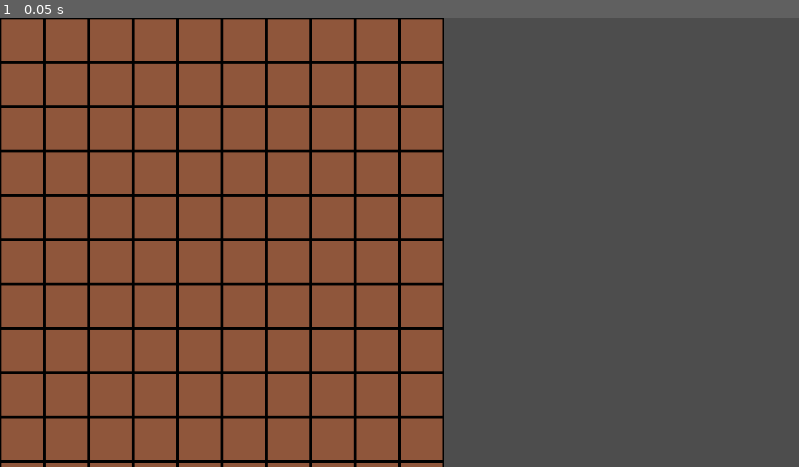
Above: before the commit, frame 1.
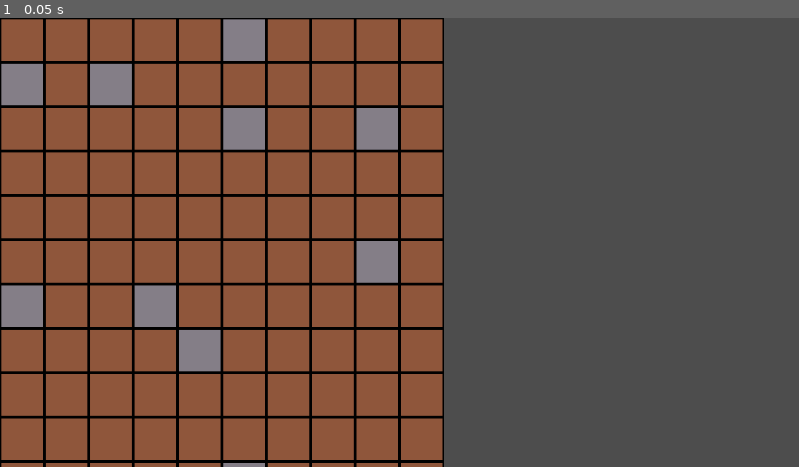
Above: after the commit, the same moment.

Repository: deruitda/ludum-dare-57
Game: Godot game, scene res://scenes/map/tile_map_layer.tscn
The game is run twice, just before and just after one commit, with the same random seed, the same clock (stepped at 60 frames per second) and the same inputs.
Inputs:
- Up to frame 1 (0.05 s): no input

The runs differ from the first frame. In frame 1, 4.4% of the frame differs, in the area x 0-50%, y 0-100%.

Commit message:
variable shiz

Diff:
--- a/scenes/map/map_generator_component.gd
+++ b/scenes/map/map_generator_component.gd
@@ -6,19 +6,31 @@
 
 var grid: Array = []
 
-var tiles = {
-	"rock": 0
-}
-
-func _init() -> void:
+var rng: RandomNumberGenerator
+@export var seed: String
+func _ready() -> void:
 	grid = []
 	for x in num_tiles_wide:
 		grid.append([])
 		for y in num_tiles_deep:
 			grid[x].append(-1)
 
+	rng = RandomNumberGenerator.new()
+	if seed:
+		rng.seed = hash(seed)
+
+
 func generate_world(tile_map_layer: WorldTileMapLayer) -> void:
+	var minerals = tile_map_layer.variable_mineral_resource_list.minerals
+	var weights = minerals.map(func(mineral): return mineral.percent_chance_of_spawn)
+	var number_of_minerals = minerals.size()
+	weights.push_back(1)
+
 	for x in num_tiles_wide:
 		for y in num_tiles_deep:
 			var coords = Vector2(x, y)
-			tile_map_layer.set_cell(coords, 0, tile_map_layer.base_tile_metadata.atlas_coordinates, 0)
+			var index = rng.rand_weighted(weights)
+			if(index < number_of_minerals):
+				tile_map_layer.set_cell(coords, 0, minerals.get(index).atlas_coordinates, 0)
+			else:
+				tile_map_layer.set_cell(coords, 0, tile_map_layer.base_tile_metadata.atlas_coordinates, 0)
--- a/scenes/map/mineral_resource.gd
+++ b/scenes/map/minerals/mineral_resource.gd
@@ -2,4 +2,3 @@
 class_name MineralResource
 
 @export var atlas_coordinates: Vector2
-@export var depth_start: int = 0
--- /dev/null
+++ b/scenes/map/minerals/variable_mineral_resource.gd
@@ -0,0 +1,4 @@
+extends MineralResource
+class_name VariableMineralResource
+
+@export var percent_chance_of_spawn: float
--- /dev/null
+++ b/scenes/map/minerals/variable_mineral_resource.tres
@@ -0,0 +1,8 @@
+[gd_resource type="Resource" script_class="MineralResource" load_steps=2 format=3 uid="uid://da3688xx3o8hi"]
+
+[ext_resource type="Script" uid="uid://joiabccf67iw" path="res://scenes/map/minerals/mineral_resource.gd" id="1_ojpqj"]
+
+[resource]
+script = ExtResource("1_ojpqj")
+atlas_coordinates = Vector2(0, 0)
+metadata/_custom_type_script = "uid://joiabccf67iw"
--- /dev/null
+++ b/scenes/map/minerals/variable_mineral_resource_list.gd
@@ -0,0 +1,4 @@
+extends Resource
+class_name VariableMineralResourceList
+
+@export var minerals: Array[VariableMineralResource]
--- /dev/null
+++ b/scenes/map/minerals/variable_mineral_resource_list.tres
@@ -0,0 +1,3 @@
+[gd_resource type="Resource" format=3 uid="uid://bqve0h7vubal6"]
+
+[resource]
--- a/scenes/map/tile_map_layer.gd
+++ b/scenes/map/tile_map_layer.gd
@@ -2,6 +2,6 @@
 class_name WorldTileMapLayer
 @export var world_generator_component: WorldGeneratorComponent
 @export var base_tile_metadata: MineralResource
-
+@export var variable_mineral_resource_list: VariableMineralResourceList
 func _ready() -> void:
 	world_generator_component.generate_world(self)
--- a/scenes/map/tile_map_layer.tscn
+++ b/scenes/map/tile_map_layer.tscn
@@ -1,9 +1,11 @@
-[gd_scene load_steps=8 format=3 uid="uid://btknplgeb70by"]
+[gd_scene load_steps=12 format=3 uid="uid://btknplgeb70by"]
 
 [ext_resource type="Texture2D" uid="uid://dm3eldaf5cek1" path="res://Assets/PNG Files/TileSet.png" id="1_bkldo"]
 [ext_resource type="Script" uid="uid://dqt7xrchrxbs4" path="res://scenes/map/map_generator_component.gd" id="1_bthto"]
 [ext_resource type="Script" uid="uid://cfj54igp1nk16" path="res://scenes/map/tile_map_layer.gd" id="2_ne56t"]
-[ext_resource type="Script" uid="uid://joiabccf67iw" path="res://scenes/map/mineral_resource.gd" id="3_be0b0"]
+[ext_resource type="Script" uid="uid://joiabccf67iw" path="res://scenes/map/minerals/mineral_resource.gd" id="3_be0b0"]
+[ext_resource type="Script" uid="uid://csumtewo3g8r6" path="res://scenes/map/minerals/variable_mineral_resource.gd" id="4_d6qiv"]
+[ext_resource type="Script" uid="uid://dq5ymjjof67y1" path="res://scenes/map/minerals/variable_mineral_resource_list.gd" id="5_qgpub"]
 
 [sub_resource type="TileSetAtlasSource" id="TileSetAtlasSource_ne56t"]
 texture = ExtResource("1_bkldo")
@@ -28,14 +30,25 @@
 [sub_resource type="Resource" id="Resource_kties"]
 script = ExtResource("3_be0b0")
 atlas_coordinates = Vector2(1, 0)
-depth_start = 0
 metadata/_custom_type_script = "uid://joiabccf67iw"
+
+[sub_resource type="Resource" id="Resource_gsati"]
+script = ExtResource("4_d6qiv")
+percent_chance_of_spawn = 0.1
+atlas_coordinates = Vector2(0, 0)
+metadata/_custom_type_script = "uid://csumtewo3g8r6"
+
+[sub_resource type="Resource" id="Resource_iwege"]
+script = ExtResource("5_qgpub")
+minerals = Array[ExtResource("4_d6qiv")]([SubResource("Resource_gsati")])
+metadata/_custom_type_script = "uid://dq5ymjjof67y1"
 
 [node name="WaterTileMapLayer" type="TileMapLayer" node_paths=PackedStringArray("world_generator_component")]
 tile_set = SubResource("TileSet_be0b0")
 script = ExtResource("2_ne56t")
 world_generator_component = NodePath("WorldGenerator")
 base_tile_metadata = SubResource("Resource_kties")
+variable_mineral_resource_list = SubResource("Resource_iwege")
 
 [node name="WorldGenerator" type="Node" parent="."]
 script = ExtResource("1_bthto")
Renamed: scenes/map/mineral_resource.gd.uid -> scenes/map/minerals/mineral_resource.gd.uid
Renamed: scenes/map/mineral_resource.tres -> scenes/map/minerals/mineral_resource.tres
Not shown, added: scenes/map/minerals/variable_mineral_resource.gd.uid
Not shown, added: scenes/map/minerals/variable_mineral_resource_list.gd.uid
